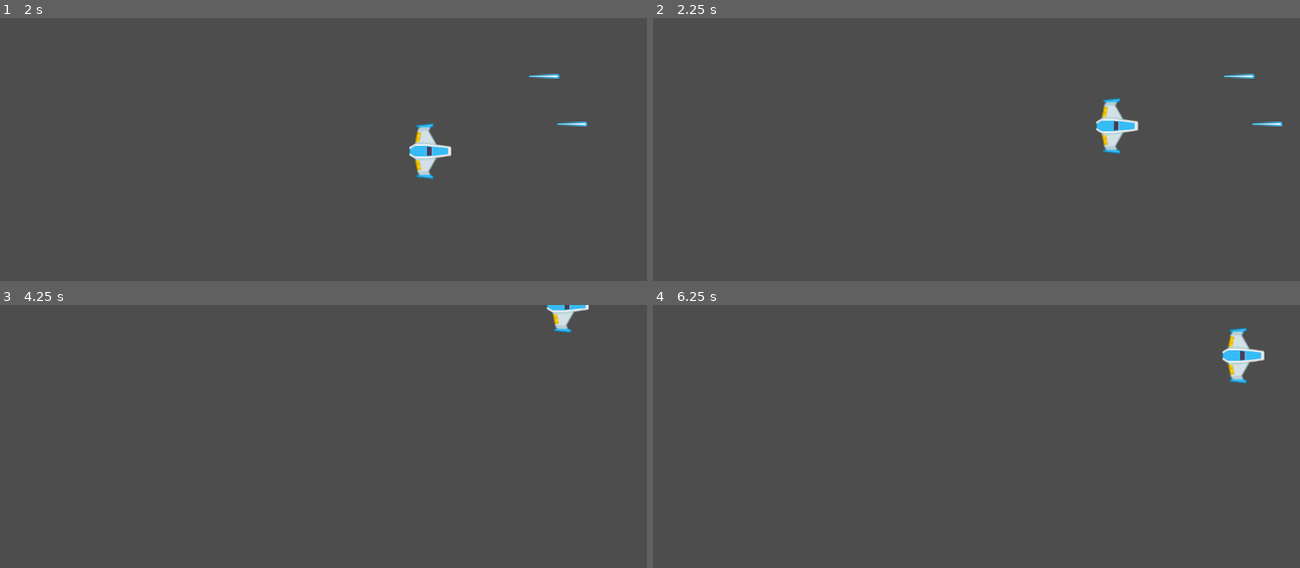
Above: before the commit, frames 1-4 (two rows, left to right).
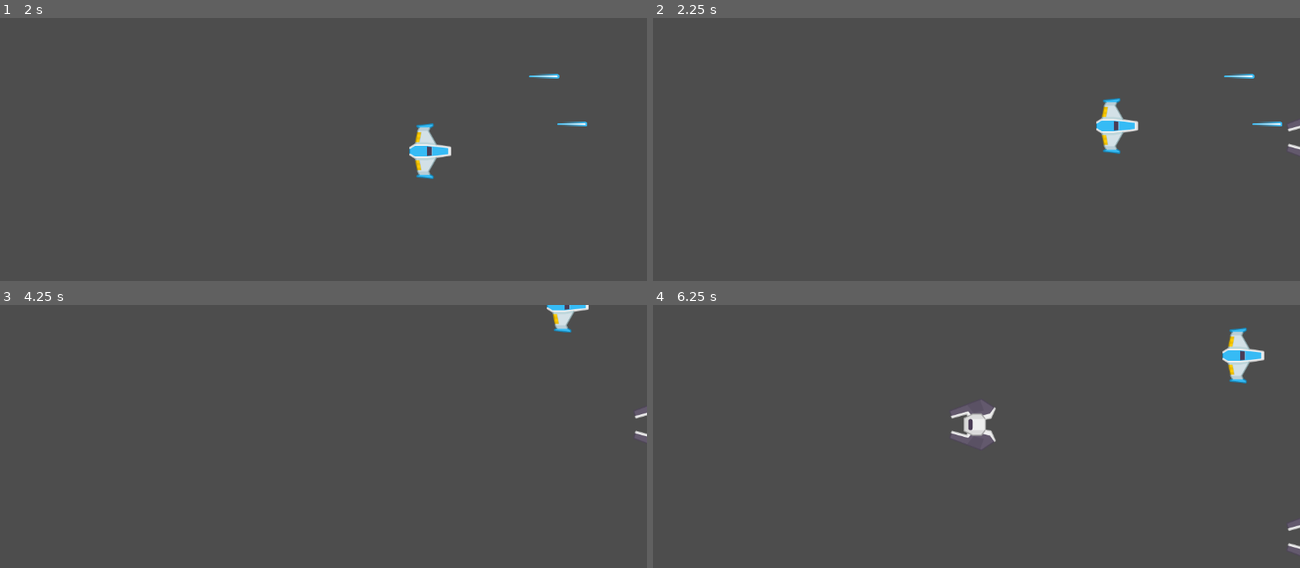
Above: after the commit, the same moments.

Repository: YuryJefse/space_shooter
Game: Godot game, scene res://scenes/game.tscn
Same seed, same stepped clock (60 frames per second), same inputs: the game is played once before the commit and once after it.
Inputs:
- Up to frame 1 (2 s): tap Enter at 0.5 s; hold Up (up) 0.53-1.28 s; hold Right (rigt) 0.53-1.28 s; tap Space at 0.77, 1.52 s; hold Down (down) from 1.28 s (still down); tap Right (rigt) at 1.35 s
- Up to frame 2 (2.25 s): release Down (down) at 2.03 s; hold Up (up) from 2.03 s (still down); hold Right (rigt) from 2.03 s (still down)
- Up to frame 3 (4.25 s): release Right (rigt) at 2.78 s; tap Right (rigt) at 2.85 s; tap Space at 3.02, 3.5, 3.77 s; release Up (up) at 3.53 s; hold Left (left) from 3.53 s (still down); hold Right (rigt) from 3.53 s (still down)
- Up to frame 4 (6.25 s): release Right (rigt) at 4.28 s; tap Right (rigt) at 4.35, 5.85 s; tap Space at 4.52, 6.02 s; release Left (left) at 5.03 s; hold Down (down) 5.03-5.78 s; hold Right (rigt) 5.03-5.78 s; hold Up (up) from 5.78 s (still down)

Frame 1 is identical in both runs. In frame 2, 0.1% of the frame differs, in the area x 98-100%, y 38-53%; in frame 3, 0.1%; in frame 4, 0.8%, in the area x 46-100%, y 36-96%.

Commit message:
criando a logica de nascimento do inimigo

Diff:
--- a/project.godot
+++ b/project.godot
@@ -46,6 +46,12 @@
 ]
 }
 
+[layer_names]
+
+2d_physics/layer_1="player"
+2d_physics/layer_2="enemy"
+2d_physics/layer_3="rocket"
+
 [rendering]
 
 renderer/rendering_method="mobile"
--- /dev/null
+++ b/scenes/enemy.tscn
@@ -0,0 +1,25 @@
+[gd_scene load_steps=4 format=3 uid="uid://blbv3xtmrry3f"]
+
+[ext_resource type="Texture2D" uid="uid://d2c7lqvgkjc2e" path="res://assets/PNG/Enemies/enemyBlack1.png" id="1_c1pkp"]
+[ext_resource type="Script" path="res://scripts/enemy.gd" id="1_mko3n"]
+
+[sub_resource type="CircleShape2D" id="CircleShape2D_rhdvw"]
+radius = 45.0999
+
+[node name="Enemy" type="Area2D"]
+collision_layer = 2
+collision_mask = 5
+script = ExtResource("1_mko3n")
+
+[node name="Sprite2D" type="Sprite2D" parent="."]
+rotation = 1.5708
+texture = ExtResource("1_c1pkp")
+
+[node name="CollisionShape2D" type="CollisionShape2D" parent="."]
+shape = SubResource("CircleShape2D_rhdvw")
+
+[node name="VisibleOnScreenNotifier2D" type="VisibleOnScreenNotifier2D" parent="."]
+position = Vector2(77, 2)
+
+[connection signal="area_entered" from="." to="." method="_on_area_entered"]
+[connection signal="screen_exited" from="VisibleOnScreenNotifier2D" to="." method="_on_visible_on_screen_notifier_2d_screen_exited"]
--- a/scenes/game.tscn
+++ b/scenes/game.tscn
@@ -1,8 +1,15 @@
-[gd_scene load_steps=2 format=3 uid="uid://dxhturyud4rk8"]
+[gd_scene load_steps=4 format=3 uid="uid://dxhturyud4rk8"]
 
+[ext_resource type="Script" path="res://scripts/game.gd" id="1_02086"]
 [ext_resource type="PackedScene" uid="uid://b4evty62c10gf" path="res://scenes/player.tscn" id="1_nq8b8"]
+[ext_resource type="PackedScene" uid="uid://bqcfdjrsuoyrt" path="res://scenes/spanw_container.tscn" id="3_8d6u7"]
 
 [node name="Game" type="Node2D"]
+script = ExtResource("1_02086")
 
 [node name="Player" parent="." instance=ExtResource("1_nq8b8")]
 position = Vector2(521, 252)
+
+[node name="Spanw_Container" parent="." instance=ExtResource("3_8d6u7")]
+
+[connection signal="spawn_enemy" from="Spanw_Container" to="." method="_on_spanw_container_spawn_enemy"]
--- a/scenes/player.tscn
+++ b/scenes/player.tscn
@@ -4,6 +4,7 @@
 [ext_resource type="Texture2D" uid="uid://dgu1qvtect3ps" path="res://assets/PNG/playerShip1_blue.png" id="1_q8sb7"]
 
 [node name="Player" type="CharacterBody2D"]
+collision_mask = 2
 script = ExtResource("1_7s618")
 
 [node name="Sprite2D" type="Sprite2D" parent="."]
--- a/scenes/rocket.tscn
+++ b/scenes/rocket.tscn
@@ -8,6 +8,8 @@
 height = 56.0
 
 [node name="Rocket" type="Area2D"]
+collision_layer = 4
+collision_mask = 2
 script = ExtResource("1_ll1g2")
 
 [node name="CollisionShape2D" type="CollisionShape2D" parent="."]
@@ -22,3 +24,5 @@
 
 [node name="VisibleOnScreenNotifier2D" type="VisibleOnScreenNotifier2D" parent="."]
 position = Vector2(-17, 7)
+
+[connection signal="screen_exited" from="VisibleOnScreenNotifier2D" to="." method="_on_visible_on_screen_notifier_2d_screen_exited"]
--- /dev/null
+++ b/scenes/spanw_container.tscn
@@ -0,0 +1,29 @@
+[gd_scene load_steps=2 format=3 uid="uid://bqcfdjrsuoyrt"]
+
+[ext_resource type="Script" path="res://scripts/Spanw_Container.gd" id="1_s8k66"]
+
+[node name="Spanw_Container" type="Node2D"]
+script = ExtResource("1_s8k66")
+
+[node name="Timer" type="Timer" parent="."]
+wait_time = 2.0
+autostart = true
+
+[node name="Spawn_Position" type="Node2D" parent="."]
+
+[node name="Marker2D" type="Marker2D" parent="Spawn_Position"]
+position = Vector2(1239, 113)
+
+[node name="Marker2D2" type="Marker2D" parent="Spawn_Position"]
+position = Vector2(1239, 213)
+
+[node name="Marker2D3" type="Marker2D" parent="Spawn_Position"]
+position = Vector2(1239, 313)
+
+[node name="Marker2D4" type="Marker2D" parent="Spawn_Position"]
+position = Vector2(1239, 413)
+
+[node name="Marker2D5" type="Marker2D" parent="Spawn_Position"]
+position = Vector2(1239, 513)
+
+[connection signal="timeout" from="Timer" to="." method="_on_timer_timeout"]
--- /dev/null
+++ b/scripts/Spanw_Container.gd
@@ -0,0 +1,15 @@
+extends Node2D
+
+signal spawn_enemy(enemy)
+@onready var spawn_position = $Spawn_Position
+var enemy_scene: PackedScene = preload("res://scenes/enemy.tscn")
+# Called when the node enters the scene tree for the first time.
+func _ready():
+	pass # Replace with function body.
+
+
+func _on_timer_timeout():
+	var random_sapnw: Node2D = spawn_position.get_children().pick_random()
+	var enemy = enemy_scene.instantiate()
+	enemy.global_position = random_sapnw.global_position
+	emit_signal("spawn_enemy", enemy)
--- /dev/null
+++ b/scripts/enemy.gd
@@ -0,0 +1,20 @@
+extends Area2D
+
+
+@export var speed:int = 300
+
+func _process(delta):
+	global_position.x -= speed * delta
+
+
+func _on_visible_on_screen_notifier_2d_screen_exited():
+	queue_free()
+
+func die() -> void:
+	print("morreu")
+	queue_free()
+
+
+func _on_area_entered(area):
+	print(area)
+	die()
--- /dev/null
+++ b/scripts/game.gd
@@ -0,0 +1,5 @@
+extends Node2D
+
+
+func _on_spanw_container_spawn_enemy(enemy):
+	$Spanw_Container.add_child(enemy)
--- a/scripts/rocket.gd
+++ b/scripts/rocket.gd
@@ -10,3 +10,7 @@
 # Called every frame. 'delta' is the elapsed time since the previous frame.
 func _process(delta):
 	global_position.x += speed * delta
+
+
+func _on_visible_on_screen_notifier_2d_screen_exited():
+	queue_free()
